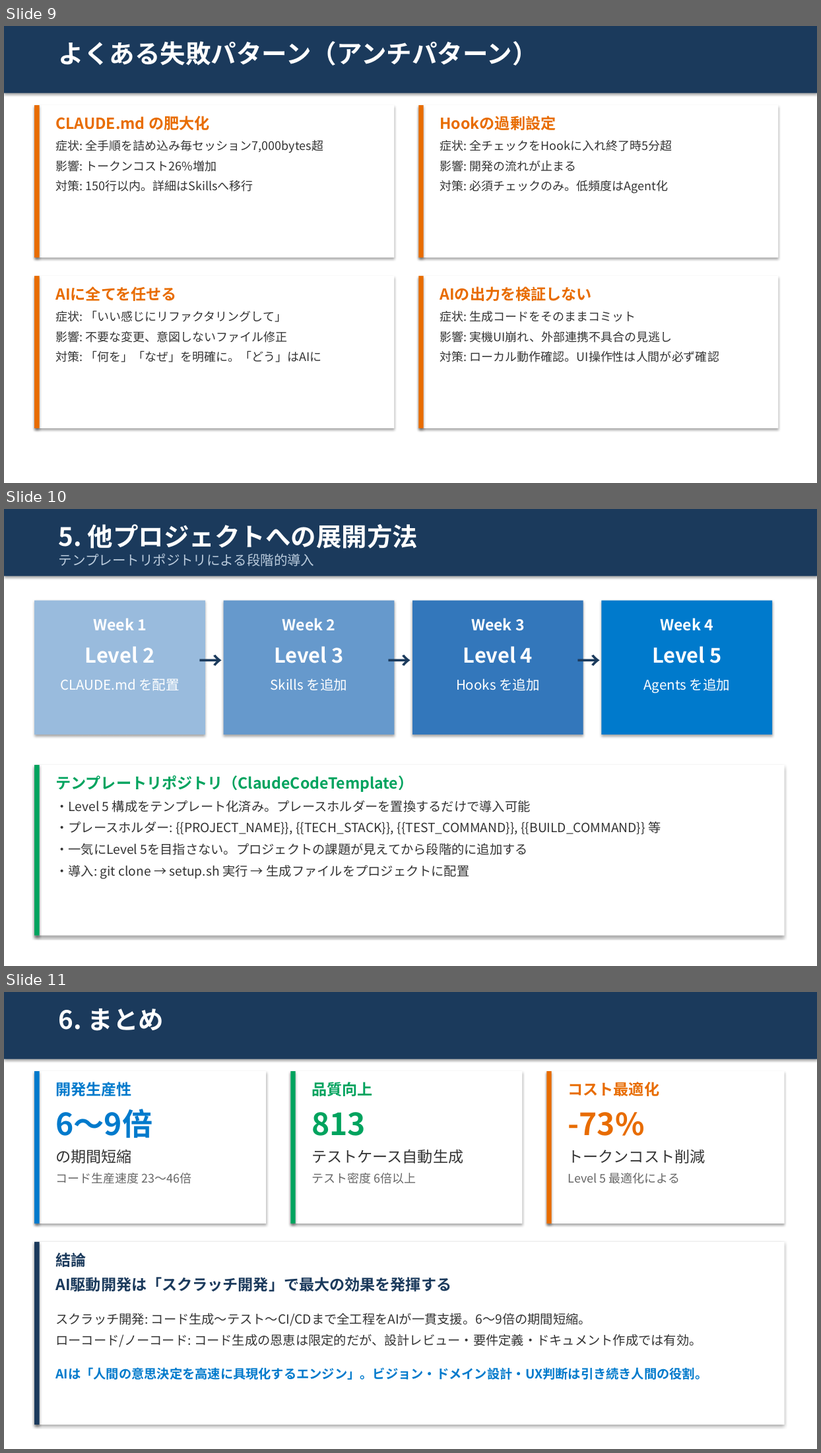
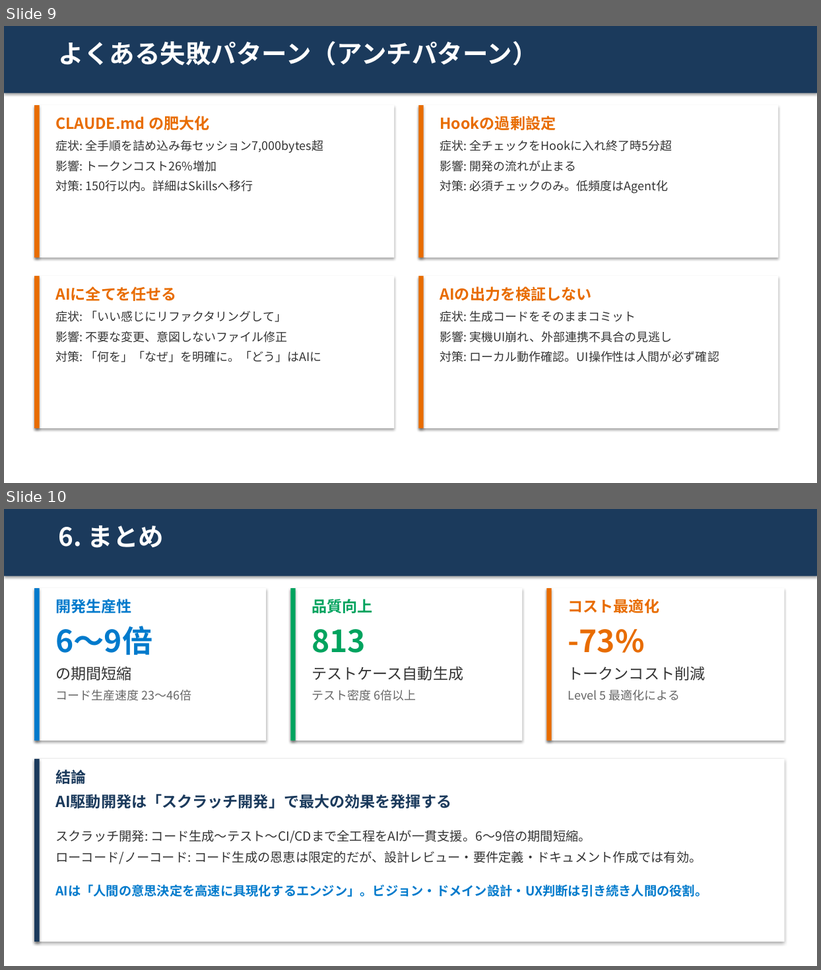
Before and after one commit to teppei19980914/AITaskForce, a slide deck: OUTPUT/20260402/AI駆動開発_実証実験_成果報告_ClaudeCodeの成熟度レベル比較_2026Q1.pptx. Shown one above the other, each under a label of ours: slides 9, 10 and 11 before the commit, slides 9 and 10 after it. The pictures are 821x1453 and 821x970 pixels, drawn with LibreOffice and Linux fonts; fonts in the diff are those of the drawing. Boxes give left, top, right and bottom in pixels: in the first picture for what was removed or moved away, otherwise in the second. Text is boxed around its words. In the diff, an @@ line names an element or a change of style, - is before the commit and + after.

```diff
--- a/OUTPUT/20260402/AI駆動開発_実証実験_成果報告_ClaudeCodeの成熟度レベル比較_2026Q1.pptx
+++ b/OUTPUT/20260402/AI駆動開発_実証実験_成果報告_ClaudeCodeの成熟度レベル比較_2026Q1.pptx
@@ slide 10 removed at <box>4,509,817,966</box>, background #FFFFFF @@
@@ rectangle removed at <box>4,509,817,576</box> @@
@@ text removed at <box>59,524,418,549</box> @@
-5. 他プロジェクトへの展開方法
@@ text removed at <box>59,553,314,566</box> @@
-テンプレートリポジトリによる段階的導入
@@ rectangle removed at <box>34,601,205,735</box> @@
@@ rectangle removed at <box>224,601,395,735</box> @@
@@ rectangle removed at <box>413,601,583,735</box> @@
@@ rectangle removed at <box>602,601,773,735</box> @@
@@ text removed at <box>93,618,147,630</box> @@
-Week 1
@@ text removed at <box>283,618,336,631</box> @@
-Week 2
@@ text removed at <box>471,618,525,631</box> @@
-Week 3
@@ text removed at <box>660,618,714,631</box> @@
-Week 4
@@ text removed at <box>85,646,154,663</box> @@
-Level 2
@@ text removed at <box>193,643,224,674</box> @@
-→
@@ text removed at <box>274,646,343,663</box> @@
-Level 3
@@ text removed at <box>382,643,413,674</box> @@
-→
@@ text removed at <box>463,646,533,663</box> @@
-Level 4
@@ text removed at <box>572,643,602,674</box> @@
-→
@@ text removed at <box>652,646,721,663</box> @@
-Level 5
@@ text removed at <box>60,679,179,691</box> @@
-CLAUDE.md を配置
@@ text removed at <box>271,678,347,691</box> @@
-Skills を追加
@@ text removed at <box>456,678,539,691</box> @@
-Hooks を追加
@@ text removed at <box>644,678,730,693</box> @@
-Agents を追加
@@ rectangle removed at <box>34,765,785,936</box> @@
@@ rectangle removed at <box>34,765,40,936</box> @@
@@ text removed at <box>55,776,413,792</box> @@
-テンプレートリポジトリ（ClaudeCodeTemplate）
@@ text removed at <box>55,801,661,879</box> @@
-・Level 5 構成をテンプレート化済み。プレースホルダーを置換するだけで導入可能
-・プレースホルダー: {{PROJECT_NAME}}, {{TECH_STACK}}, {{TEST_COMMAND}}, {{BUILD_COMMAND}} 等
-・一気にLevel 5を目指さない。プロジェクトの課題が見えてから段階的に追加する
-・導入: git clone → setup.sh 実行 → 生成ファイルをプロジェクトに配置
@@ what was slide 11 is now slide 10 @@
```
Also in this commit, not shown: 2 slides changed, 6 slides added, 3 other files.
